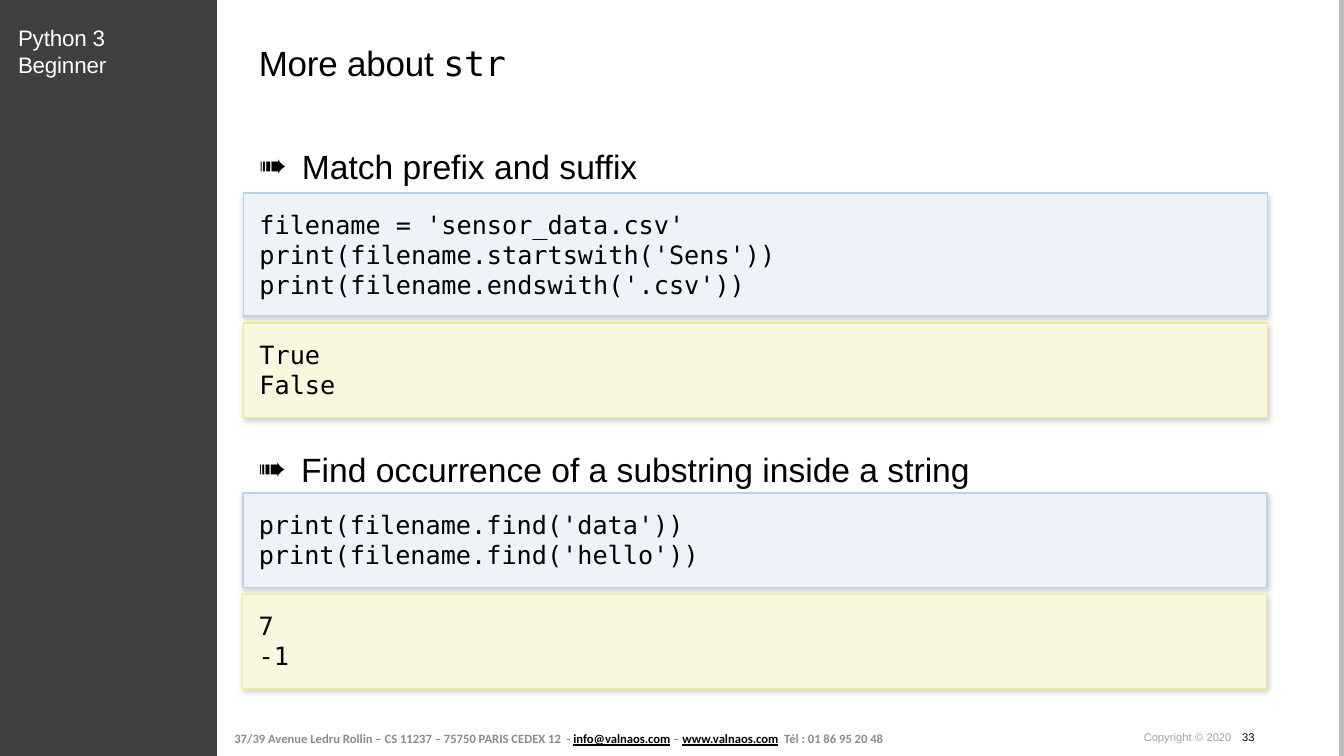
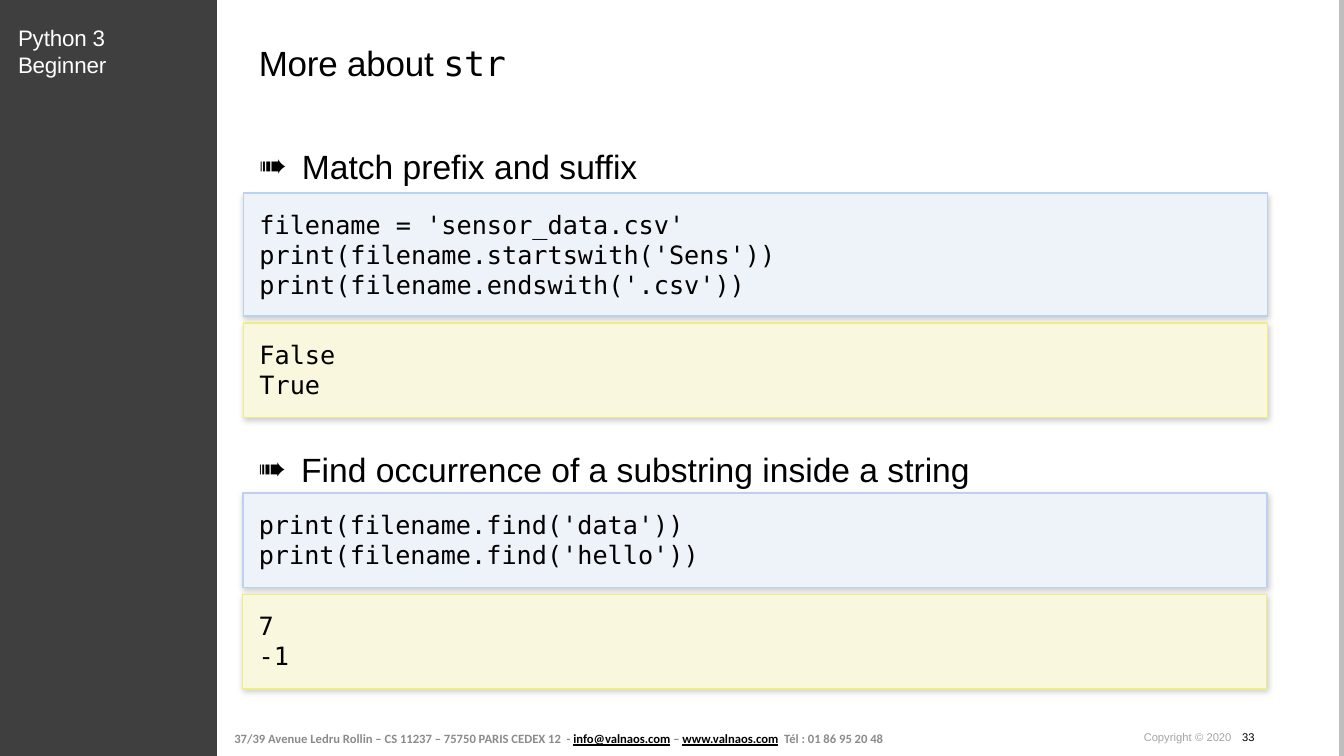
Before and after one commit to cstar-industries/python-3-beginner, a slide deck: slide 33 of 003-Data-Structures/Data Structures - Slides.pptx. Drawn at 1344x756 pixels with LibreOffice and Linux fonts; fonts in the diff are those of the drawing; background and template pictures are left out. Boxes give left, top, right and bottom in pixels: in the first picture for what was removed or moved away, otherwise in the second. Text is boxed around its words. In the diff, an @@ line names an element or a change of style, - is before the commit and + after.

```diff
--- a/003-Data-Structures/Data Structures - Slides.pptx
+++ b/003-Data-Structures/Data Structures - Slides.pptx
@@ text in rectangle at [259,344,335,365]: paragraph added @@
+False
@@ text in rectangle at [259,374,335,395]: paragraph removed @@
-False
```
Also in this commit, not shown: 1 other slide changed, 1 slide removed, 1 other file.
